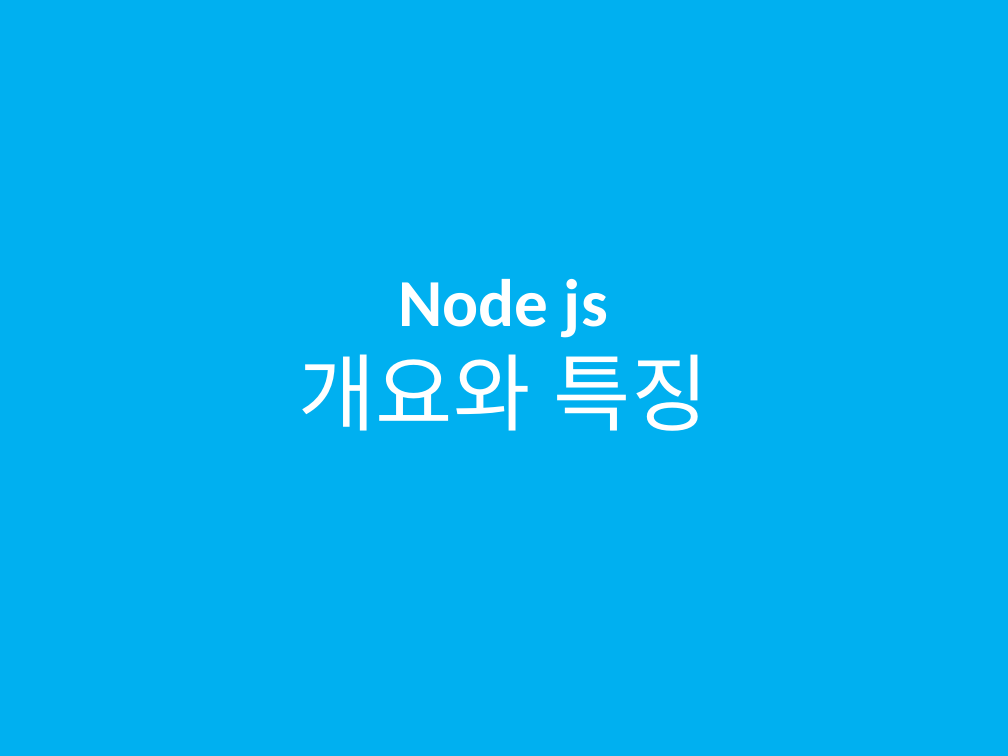
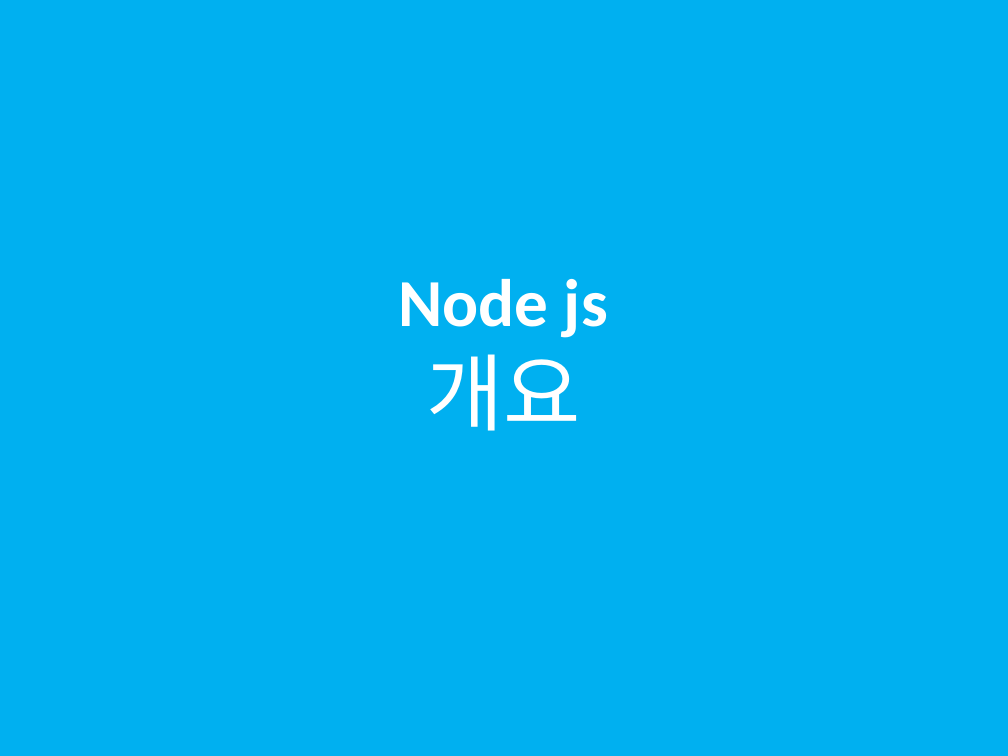
Before and after one commit to sabin21/NodeJS_Workflow_Study, a slide deck: slide 1 of CH01_Nodejs_Intro.pptx. Drawn at 1008x756 pixels with LibreOffice and Linux fonts; fonts in the diff are those of the drawing. Boxes give left, top, right and bottom in pixels: in the first picture for what was removed or moved away, otherwise in the second. Text is boxed around its words. In the diff, an @@ line names an element or a change of style, - is before the commit and + after.

```diff
--- a/CH01_Nodejs_Intro.pptx
+++ b/CH01_Nodejs_Intro.pptx
@@ text in rectangle at (399, 279, 608, 431): text changed @@
-Node js
-개요와 특징
+Node js
+개요
```
Also in this commit, not shown: 14 other slides changed, 8 slides added, 3 other files.
